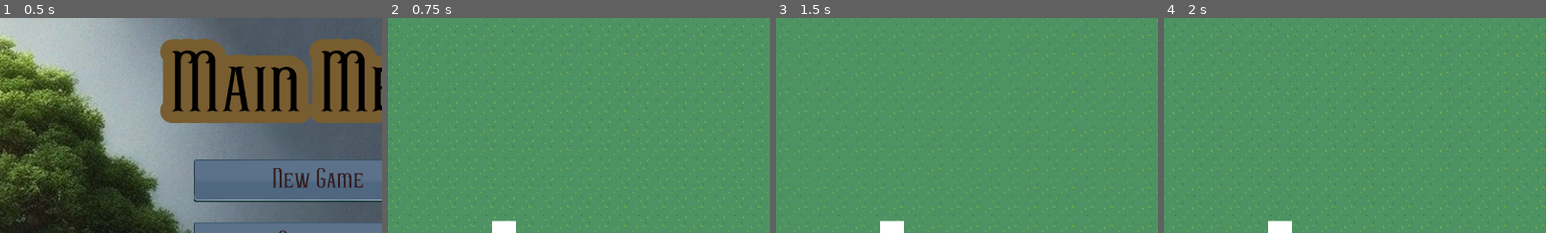
Above: before the commit, frames 1-4 (left to right).
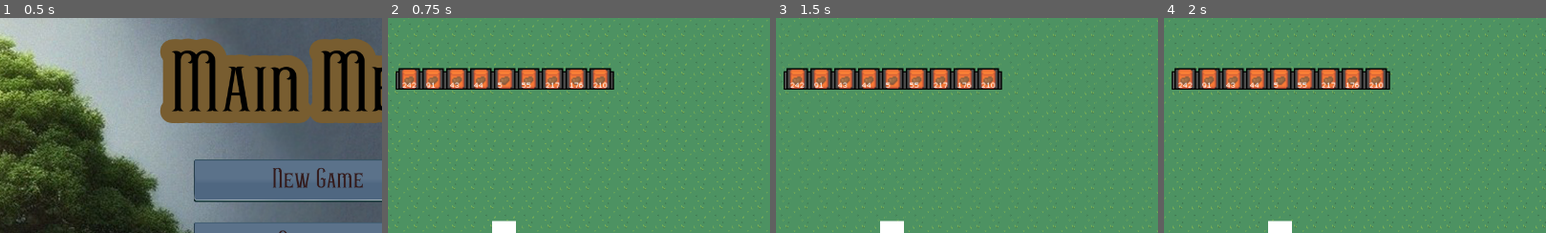
Above: after the commit, the same moments.

Repository: zolkins/RootGame
Game: Godot game, scene res://scenes/main_menu.tscn
The game is run twice, just before and just after one commit, with the same random seed, the same clock (stepped at 60 frames per second) and the same inputs.
Inputs (mouse positions are % of the whole screen's width and height, from its top left):
- Up to frame 1 (0.5 s): no input
- Up to frame 2 (0.75 s): click "New Game" at 0.5 s
- Up to frame 3 (1.5 s): tap Enter at 1.25 s; move the mouse to (72, 45) at 1.27 s; hold Right (ui_right) from 1.28 s (still down); click (72, 45) at 1.42 s
- Up to frame 4 (2 s): keep holding Right (ui_right)
The pictures show only the part of the screen within x 35-85%, y 0-50%; the shares and areas given below are measured in that part.

Frame 1 is identical in both runs. In frame 2, 5.8% of the frame differs, in the area x 2-60%, y 23-34%; in frame 3, 5.8%; in frame 4, 5.8%.

Commit message:
CreatedSimpleHotbar
Added Data file
Only 1 item available yet
(Moved all scripts into scripts folder)

Diff:
--- /dev/null
+++ b/Data/ItemData.json
@@ -0,0 +1,5 @@
+{
+	"PotatoSeeds":{
+		"StackSize": 999
+}
+}
--- a/project.godot
+++ b/project.godot
@@ -16,6 +16,7 @@
 [autoload]
 
 Global="*res://scripts/singleton/global.gd"
+JsonData="*res://scripts/JSONDATA.gd"
 
 [debug]
 
--- /dev/null
+++ b/scenes/Hotbar.tscn
@@ -0,0 +1,106 @@
+[gd_scene load_steps=7 format=2]
+
+[ext_resource path="res://resources/InventSlot.png" type="Texture" id=1]
+[ext_resource path="res://resources/img/InventSlot.png" type="Texture" id=2]
+[ext_resource path="res://scripts/GridContainer.gd" type="Script" id=3]
+[ext_resource path="res://scripts/Slot.gd" type="Script" id=4]
+[ext_resource path="res://scripts/Hotbar.gd" type="Script" id=5]
+
+[sub_resource type="StyleBoxTexture" id=1]
+texture = ExtResource( 1 )
+region_rect = Rect2( 0, 0, 32, 32 )
+
+[node name="Hotbar" type="Node2D"]
+script = ExtResource( 5 )
+
+[node name="Texture" type="NinePatchRect" parent="."]
+margin_left = 5.0
+margin_top = 6.0
+margin_right = 371.0
+margin_bottom = 37.0
+texture = ExtResource( 2 )
+patch_margin_left = 3
+patch_margin_top = 3
+patch_margin_right = 3
+patch_margin_bottom = 3
+
+[node name="GridContainer" type="GridContainer" parent="."]
+margin_left = 10.0
+margin_top = 1.0
+margin_right = 330.0
+margin_bottom = 33.0
+rect_min_size = Vector2( 320, 32 )
+custom_constants/hseparation = 4
+columns = 9
+script = ExtResource( 3 )
+
+[node name="Slot 1" type="Panel" parent="GridContainer"]
+margin_right = 36.0
+margin_bottom = 36.0
+rect_min_size = Vector2( 36, 36 )
+custom_styles/panel = SubResource( 1 )
+script = ExtResource( 4 )
+
+[node name="Slot 2" type="Panel" parent="GridContainer"]
+margin_left = 40.0
+margin_right = 76.0
+margin_bottom = 36.0
+rect_min_size = Vector2( 36, 36 )
+custom_styles/panel = SubResource( 1 )
+script = ExtResource( 4 )
+
+[node name="Slot 3" type="Panel" parent="GridContainer"]
+margin_left = 80.0
+margin_right = 116.0
+margin_bottom = 36.0
+rect_min_size = Vector2( 36, 36 )
+custom_styles/panel = SubResource( 1 )
+script = ExtResource( 4 )
+
+[node name="Slot 4" type="Panel" parent="GridContainer"]
+margin_left = 120.0
+margin_right = 156.0
+margin_bottom = 36.0
+rect_min_size = Vector2( 36, 36 )
+custom_styles/panel = SubResource( 1 )
+script = ExtResource( 4 )
+
+[node name="Slot 5" type="Panel" parent="GridContainer"]
+margin_left = 160.0
+margin_right = 196.0
+margin_bottom = 36.0
+rect_min_size = Vector2( 36, 36 )
+custom_styles/panel = SubResource( 1 )
+script = ExtResource( 4 )
+
+[node name="Slot 6" type="Panel" parent="GridContainer"]
+margin_left = 200.0
+margin_right = 236.0
+margin_bottom = 36.0
+rect_min_size = Vector2( 36, 36 )
+custom_styles/panel = SubResource( 1 )
+script = ExtResource( 4 )
+
+[node name="Slot 7" type="Panel" parent="GridContainer"]
+margin_left = 240.0
+margin_right = 276.0
+margin_bottom = 36.0
+rect_min_size = Vector2( 36, 36 )
+custom_styles/panel = SubResource( 1 )
+script = ExtResource( 4 )
+
+[node name="Slot 8" type="Panel" parent="GridContainer"]
+margin_left = 280.0
+margin_right = 316.0
+margin_bottom = 36.0
+rect_min_size = Vector2( 36, 36 )
+custom_styles/panel = SubResource( 1 )
+script = ExtResource( 4 )
+
+[node name="Slot 9" type="Panel" parent="GridContainer"]
+margin_left = 320.0
+margin_right = 356.0
+margin_bottom = 36.0
+rect_min_size = Vector2( 36, 36 )
+custom_styles/panel = SubResource( 1 )
+script = ExtResource( 4 )
--- /dev/null
+++ b/scenes/Item.gd
@@ -0,0 +1,17 @@
+extends Node2D
+
+var item_name = "PotatoSeeds" #TESTING
+var item_quantity = randi()%255 #TESTING
+
+func _ready():
+	$ItemImg.texture = load("res://resources/img/%s.png" % item_name)
+	var stack_size = int(JsonData.item_data[item_name]["StackSize"])
+	$Amount.text = str(item_quantity)
+
+func add_item_quantity(amount_to_add):
+	item_quantity += amount_to_add
+	$Amount.text = str(item_quantity)
+
+func decrease_item_quantity(amount_to_remove):
+	item_quantity -= amount_to_remove
+	$Amount.text = str(item_quantity)
--- /dev/null
+++ b/scenes/invent_item.tscn
@@ -0,0 +1,31 @@
+[gd_scene load_steps=5 format=2]
+
+[ext_resource path="res://resources/img/PotatoSeeds.png" type="Texture" id=1]
+[ext_resource path="res://scenes/Item.gd" type="Script" id=2]
+[ext_resource path="res://resources/m5x7.ttf" type="DynamicFontData" id=3]
+
+[sub_resource type="DynamicFont" id=1]
+size = 20
+font_data = ExtResource( 3 )
+
+[node name="Item" type="Node2D"]
+z_index = 1
+script = ExtResource( 2 )
+
+[node name="ItemImg" type="TextureRect" parent="."]
+anchor_right = 0.064
+margin_right = 32.0
+margin_bottom = 32.0
+rect_min_size = Vector2( 32, 32 )
+mouse_filter = 2
+texture = ExtResource( 1 )
+expand = true
+
+[node name="Amount" type="Label" parent="."]
+margin_left = 5.0
+margin_top = 17.0
+margin_right = 29.0
+margin_bottom = 34.0
+rect_min_size = Vector2( 8, 14 )
+custom_fonts/font = SubResource( 1 )
+text = "123"
--- a/scenes/map.tscn
+++ b/scenes/map.tscn
@@ -1,7 +1,7 @@
 [gd_scene load_steps=4 format=2]
 
 [ext_resource path="res://scenes/player.tscn" type="PackedScene" id=1]
-[ext_resource path="res://scenes/TileMap.gd" type="Script" id=2]
+[ext_resource path="res://scripts/TileMap.gd" type="Script" id=2]
 [ext_resource path="res://resources/tile_set.tres" type="TileSet" id=3]
 
 [node name="Node2D" type="Node2D"]
--- a/scenes/player.tscn
+++ b/scenes/player.tscn
@@ -1,6 +1,7 @@
-[gd_scene load_steps=3 format=2]
+[gd_scene load_steps=4 format=2]
 
 [ext_resource path="res://scripts/KinematicBody2D.gd" type="Script" id=1]
+[ext_resource path="res://scenes/Hotbar.tscn" type="PackedScene" id=2]
 
 [sub_resource type="CapsuleShape2D" id=1]
 radius = 22.0
@@ -24,5 +25,8 @@
 limit_right = 2080
 limit_bottom = 2080
 
+[node name="Hotbar" parent="Camera2D" instance=ExtResource( 2 )]
+position = Vector2( -186, -277 )
+
 [node name="CollisionShape2D" type="CollisionShape2D" parent="."]
 shape = SubResource( 1 )
--- /dev/null
+++ b/scripts/Area2D.gd
@@ -0,0 +1,26 @@
+extends Area2D
+
+signal selection_toggled(selection)
+
+export var exclusive = true
+export var selection_action = "select"
+
+var selected = false setget set_selected
+
+func set_selected(selection):
+	if selection:
+		_make_exclusive()
+		add_to_group("selected")
+	else:
+		remove_from_group("selected")
+	selected = selection
+	emit_signal("selection_toggled", selected)
+
+func _make_exclusive():
+		if not selected:
+			return
+		get_tree().call_group("selected", "set_selected", false)
+
+func _input_event(viewport, event, shape_idx):
+	if event.is_action_pressed(selection_action):
+		set_selected(not selected)
--- /dev/null
+++ b/scripts/GridContainer.gd
@@ -0,0 +1,4 @@
+extends GridContainer
+
+func _ready():
+	pass # Replace with function body.
--- /dev/null
+++ b/scripts/Hotbar.gd
@@ -0,0 +1,44 @@
+extends Node2D
+
+const SlotClass = preload("res://scripts/Slot.gd")
+onready var inventory_slots = $GridContainer
+var holding_item = null
+
+func _ready():
+	for inv_slot in inventory_slots.get_children():
+		inv_slot.connect("gui_input", self, "slot_gui_input", [inv_slot])
+
+func slot_gui_input(event: InputEvent, slot: SlotClass):
+	if event is InputEventMouseButton:
+		if event.button_index == BUTTON_LEFT && event.pressed:
+			if holding_item != null:
+				if !slot.item:
+					slot.putIntoSlot(holding_item)
+					holding_item = null
+
+				else:
+					if holding_item.item_name != slot.item.item_name:
+						var temp_item = slot.item
+						slot.pickFromSlot()
+						temp_item.global_position = event.global_position
+						slot.putIntoSlot(holding_item)
+						holding_item = temp_item
+					else:
+						var stack_size = int(JsonData.item_data[slot.item.item_name]["StackSize"])
+						var able_to_add = stack_size - slot.item.item_quantity
+						if able_to_add >= holding_item.item_quantity:
+							slot.item.add_item_quantity(holding_item.item_quantity)
+							holding_item.queue_free()
+							holding_item = null
+						else:
+							slot.item.add_item_quantity(able_to_add)
+							holding_item.decrease_item_quantity(able_to_add)
+
+			elif slot.item:
+				holding_item = slot.item
+				slot.pickFromSlot()
+				holding_item.global_position = get_global_mouse_position()
+
+func _input(event):
+	if holding_item:
+		holding_item.global_position = get_global_mouse_position()
--- /dev/null
+++ b/scripts/Inventory.gd
@@ -0,0 +1,16 @@
+extends Node2D
+
+
+# Declare member variables here. Examples:
+# var a = 2
+# var b = "text"
+
+
+# Called when the node enters the scene tree for the first time.
+func _ready():
+	pass # Replace with function body.
+
+
+# Called every frame. 'delta' is the elapsed time since the previous frame.
+#func _process(delta):
+#	pass
--- /dev/null
+++ b/scripts/JSONDATA.gd
@@ -0,0 +1,15 @@
+extends Node
+
+var item_data: Dictionary
+
+func _ready():
+	item_data = LoadData("res://Data/ItemData.json")
+
+func LoadData(file_path):
+	var json_data
+	var file_data = File.new()
+
+	file_data.open(file_path, File.READ)
+	json_data = JSON.parse(file_data.get_as_text())
+	file_data.close()
+	return json_data.result
--- /dev/null
+++ b/scripts/Slot.gd
@@ -0,0 +1,25 @@
+extends Panel
+
+var ItemClass = preload("res://scenes/invent_item.tscn")
+var item = null
+
+func _ready():
+	item = ItemClass.instance()
+	add_child(item)
+	item.move_local_x(2)
+	item.move_local_y(2)
+
+func pickFromSlot():
+	remove_child(item)
+	var inventoryNode = find_parent("Hotbar")
+	inventoryNode.add_child(item)
+	item = null
+
+func putIntoSlot(new_item):
+	item = new_item
+	item.position = Vector2(0, 0)
+	var inventoryNode = find_parent("Hotbar")
+	inventoryNode.remove_child(item)
+	add_child(item)
+	item.move_local_x(2)
+	item.move_local_y(2)
--- /dev/null
+++ b/scripts/TileMap.gd
@@ -0,0 +1,31 @@
+extends TileMap
+
+
+# Declare member variables here. Examples:
+# var a = 2
+# var b = "text"
+
+
+# Called when the node enters the scene tree for the first time.
+#func _ready():
+#	randomize()
+	#clear()
+#	for x in range(64):
+#		for y in range(64):
+#			set_cell(x, y, randi() % 4)
+#	for x in range(64):
+#		set_cell(x, 0, 3)
+#		set_cell(x, 1, 3)
+#		set_cell(x, 63, 3)
+#		set_cell(x, 64, 3)
+#		set_cell(0, x, 3)
+#		set_cell(1, x, 3)
+#		set_cell(63, x, 3)
+#		set_cell(64, x, 3)
+#	update_bitmask_region(Vector2(0, 0), Vector2(64, 64) )
+#	pass # Replace with function body.
+
+
+# Called every frame. 'delta' is the elapsed time since the previous frame.
+#func _process(delta):
+#	pass
Binary file added: resources/InventSlot.png
Binary file added: resources/img/FarmTextures.png
Binary file added: resources/img/InventSlot.png
Binary file added: resources/img/PotatoSeeds.png
Binary file added: resources/m5x7.ttf
Empty file added: scripts/invent_item.gd
